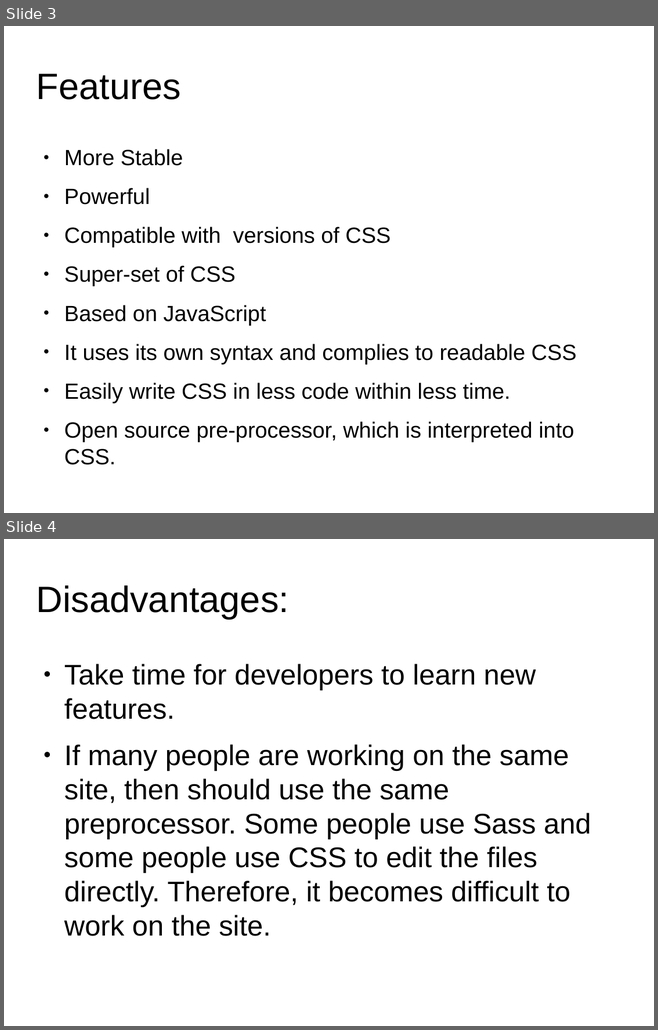
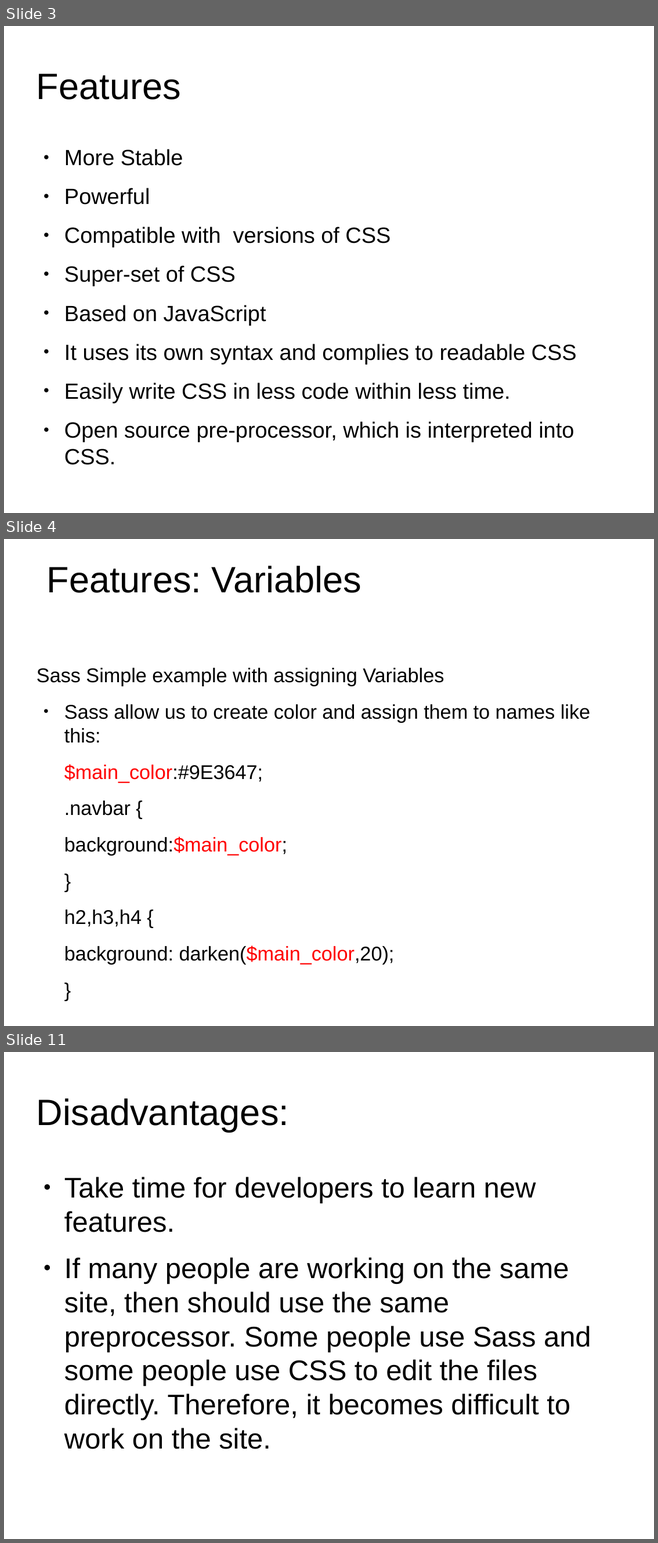
Before and after one commit to anumsh/SASS-Basics, a slide deck: SASS_basics.odp. Shown one above the other, each under a label of ours: slides 3 and 4 before the commit, slides 3, 4 and 11 after it; the slides between them are not shown. The pictures are 658x1030 and 658x1543 pixels, drawn with LibreOffice and Linux fonts; fonts in the diff are those of the drawing; background and template pictures are left out. Boxes give left, top, right and bottom in pixels: in the first picture for what was removed or moved away, otherwise in the second. Text is boxed around its words. In the diff, an @@ line names an element or a change of style, - is before the commit and + after.

Commit message:
feat: Adding new features of sass for easy understaning

```diff
--- a/SASS_basics.odp
+++ b/SASS_basics.odp
@@ slide 4 added at [4, 539, 654, 1026], background #FFFFFF @@
@@ title added at [47, 566, 362, 593], 44.8 pt, text #000000 @@
+Features: Variables
@@ text added at [36, 668, 590, 965], 24.3 pt, text #000000 @@
+Sass Simple example with assigning Variables
+● Sass allow us to create color and assign them to names like this:
+$main_color:#9E3647;
+.navbar {
+background:$main_color;
+}
+h2,h3,h4 {
+background: darken($main_color,20);
+}
@@ what was slide 4 is now slide 11 @@
```
Also in this commit, not shown: 2 slides changed, 6 other slides added.
